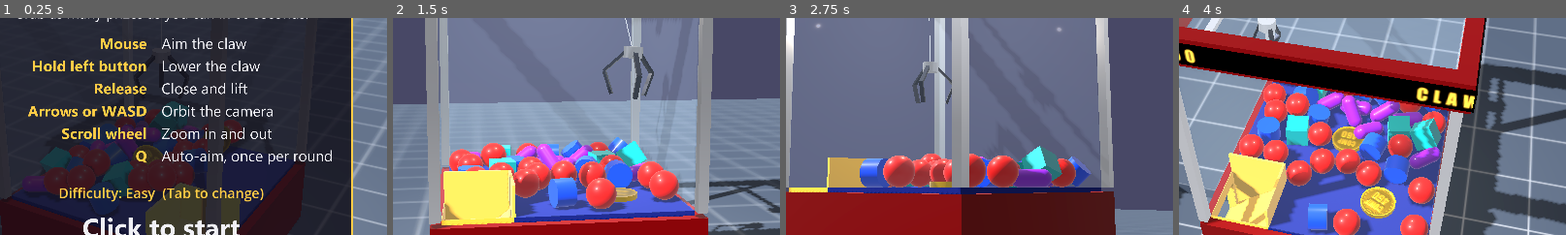
Above: before the commit, frames 1-4 (left to right).
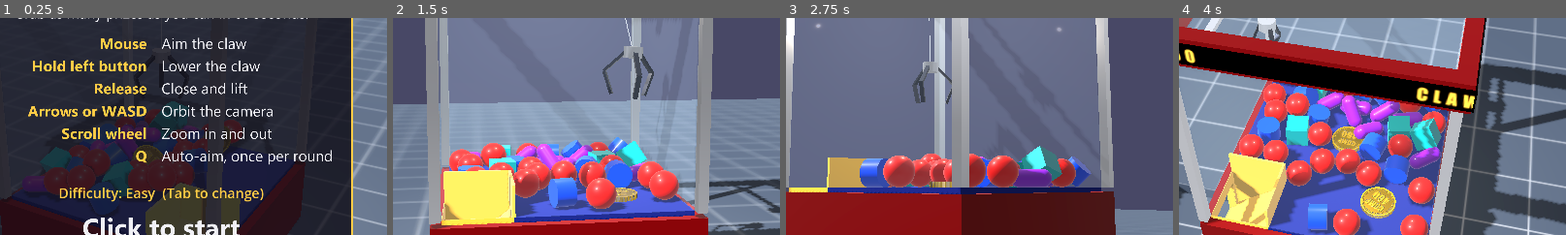
Above: after the commit, the same moments.

Repository: jdwarr3n/comp460-example-game
Game: Godot game, scene res://main.tscn
The game is run twice, just before and just after one commit, with the same random seed, the same clock (stepped at 60 frames per second) and the same inputs. Sound files missing from this copy of the repository are replaced by a short silence.
Inputs (mouse positions are % of the whole screen's width and height, from its top left):
- Up to frame 1 (0.25 s): no input
- Up to frame 2 (1.5 s): tap Enter at 0.5 s; move the mouse to (72, 45) at 0.52 s; hold Right 0.53-1.28 s; tap Tab at 0.6 s; click (72, 45) at 0.67 s; tap Space at 0.77 s; move the mouse to (30, 55) at 1.27 s; hold Down from 1.28 s (still down); tap Q at 1.35 s
- Up to frame 3 (2.75 s): tap Space at 1.52 s; move the mouse to (60, 28) at 2.02 s; release Down at 2.03 s; hold Right from 2.03 s (still down); tap R at 2.1 s
- Up to frame 4 (4 s): move the mouse to (45, 70) at 2.77 s; release Right at 2.78 s; hold Up 2.78-3.53 s; tap Tab at 2.85 s; click (45, 70) at 2.92 s; tap Space at 3.02, 3.77 s; move the mouse to (80, 65) at 3.52 s; hold Left from 3.53 s (still down); tap Q at 3.6 s
The pictures show only the part of the screen within x 29-79%, y 32-82%; the shares and areas given below are measured in that part.

The runs differ from the first frame. In frame 2, 0.1% of the frame differs, in the area x 57-64%, y 78-85%; in frame 3, 0.1%; in frame 4, 0.7%, in the area x 39-56%, y 50-93%.

Commit message:
Claw 460: notes, folders, and setup cleanup
Splits the design notes into a short version and a build log, brings
the plan, README, and setup notes up to date, moves the overlays to
overlay/, and renames the disc prize to coin.

Co-Authored-By: Claude Opus 5.5 <noreply@anthropic.com>

Diff:
--- a/game.gd
+++ b/game.gd
@@ -14,7 +14,7 @@
 	[preload("res://prizes/cylinder.tscn"), 9],
 	[preload("res://prizes/capsule.tscn"), 8],
 	[preload("res://prizes/cube.tscn"), 4],
-	[preload("res://prizes/disc.tscn"), 2],
+	[preload("res://prizes/coin.tscn"), 2],
 ]
 
 ## One is picked at random for each round.
--- a/main.tscn
+++ b/main.tscn
@@ -4,8 +4,8 @@
 [ext_resource type="PackedScene" path="res://cabinet/cabinet.tscn" id="cabinet"]
 [ext_resource type="PackedScene" path="res://claw/claw.tscn" id="claw"]
 [ext_resource type="Script" path="res://camera/orbit_camera.gd" id="camera"]
-[ext_resource type="Texture2D" path="res://start_overlay.png" id="start_overlay"]
-[ext_resource type="Texture2D" path="res://end_overlay.png" id="end_overlay"]
+[ext_resource type="Texture2D" path="res://overlay/start_overlay.png" id="start_overlay"]
+[ext_resource type="Texture2D" path="res://overlay/end_overlay.png" id="end_overlay"]
 [ext_resource type="AudioStream" path="res://audio/music_between.wav" id="music_start"]
 [ext_resource type="AudioStream" path="res://audio/countdown_tick.wav" id="countdown_tick"]
 [ext_resource type="Script" path="res://prizes/hit_sounds.gd" id="hit_sounds"]
--- a/prizes/disc.tscn
+++ b/prizes/coin.tscn
@@ -27,7 +27,7 @@
 friction = 0.8
 bounce = 0.1
 
-[node name="Disc" type="RigidBody3D"]
+[node name="Coin" type="RigidBody3D"]
 mass = 0.2
 physics_material_override = SubResource("prize_physics")
 linear_damp = 0.4
Renamed: end_overlay.png -> overlay/end_overlay.png
Not shown, changed: overlay/end_overlay.png.import
Renamed: start_overlay.png -> overlay/start_overlay.png
Not shown, changed: overlay/start_overlay.png.import
Not shown, changed: CLAUDE.md
Not shown, added: notes/claw-build-log.md
Not shown, changed: notes/claw-design.md
Not shown, changed: notes/claw-plan.md
Not shown, changed: notes/godot-editor-basics.md
Not shown, changed: notes/setup.md
